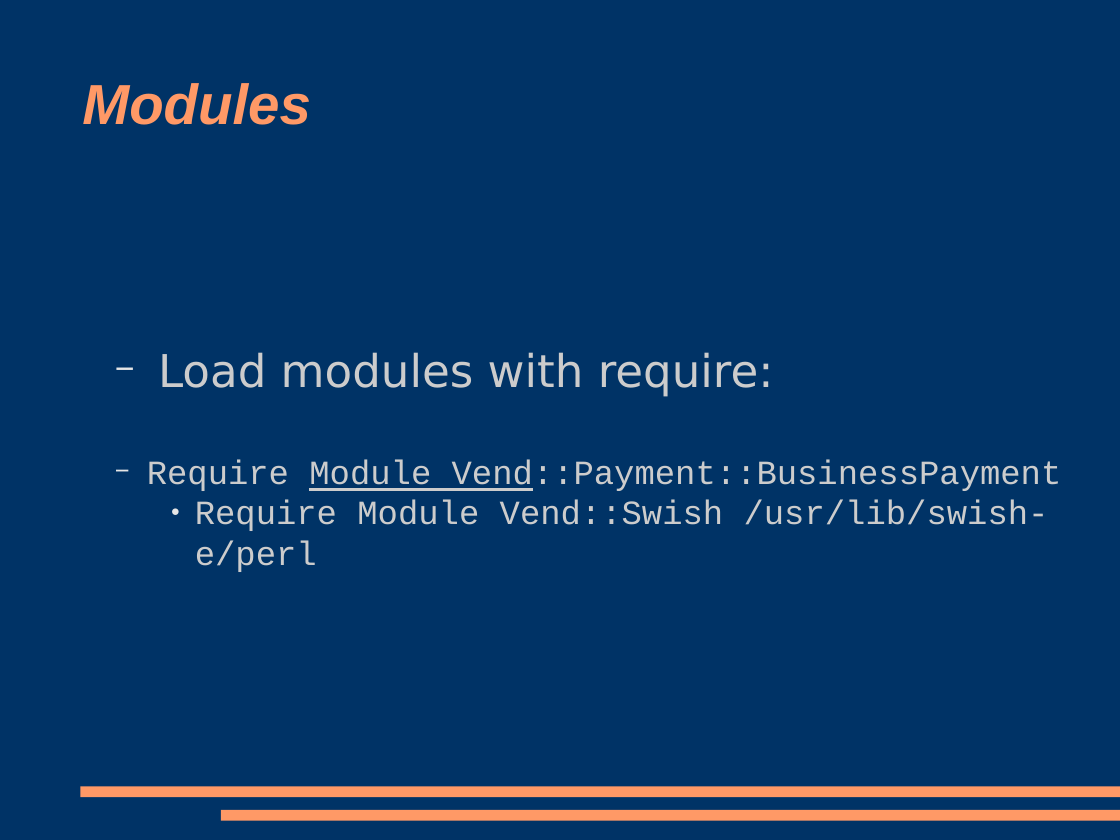
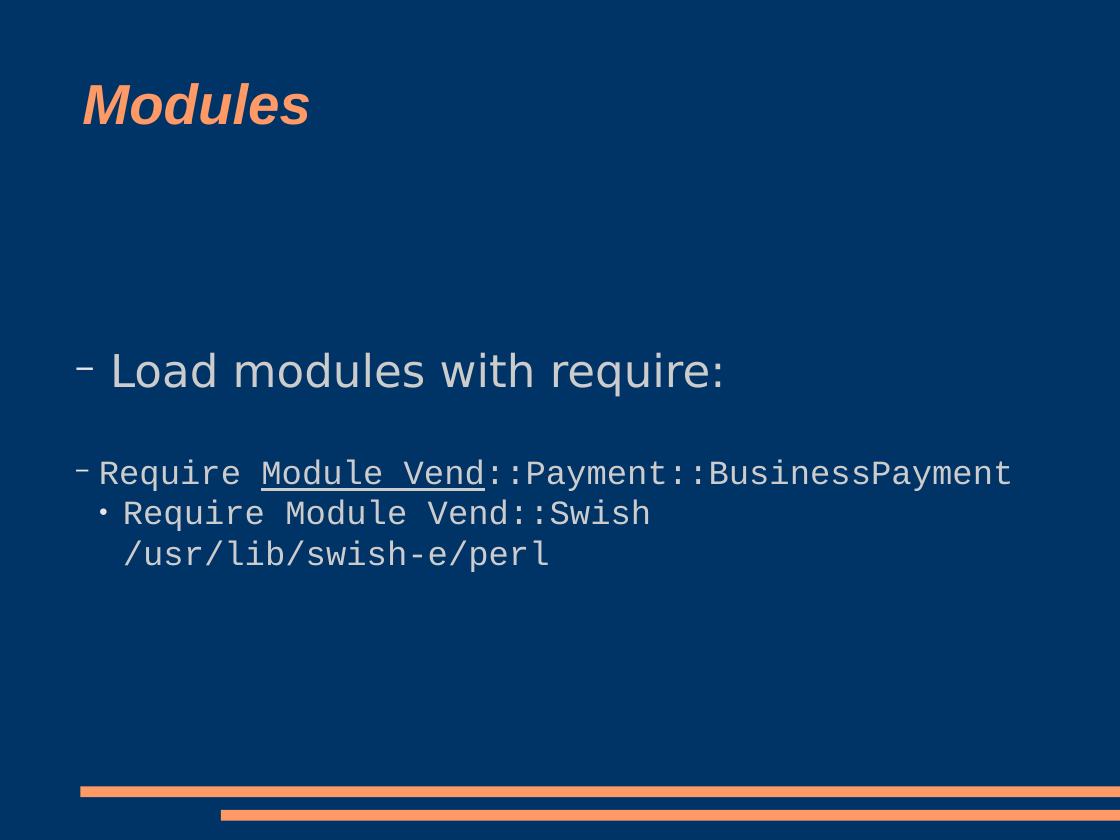
Before and after one commit to racke/Presentations, a slide deck: slide 15 of yapc2008/interchange.odp. Drawn at 1120x840 pixels with LibreOffice and Linux fonts; fonts in the diff are those of the drawing. Boxes give left, top, right and bottom in pixels: in the first picture for what was removed or moved away, otherwise in the second. Text is boxed around its words. In the diff, an @@ line names an element or a change of style, - is before the commit and + after.

```diff
--- a/yapc2008/interchange.odp
+++ b/yapc2008/interchange.odp
@@ subtitle "Load modules with require:" at (99, 352, 1014, 572): indent changed @@
```
Also in this commit, not shown: 4 other files.
